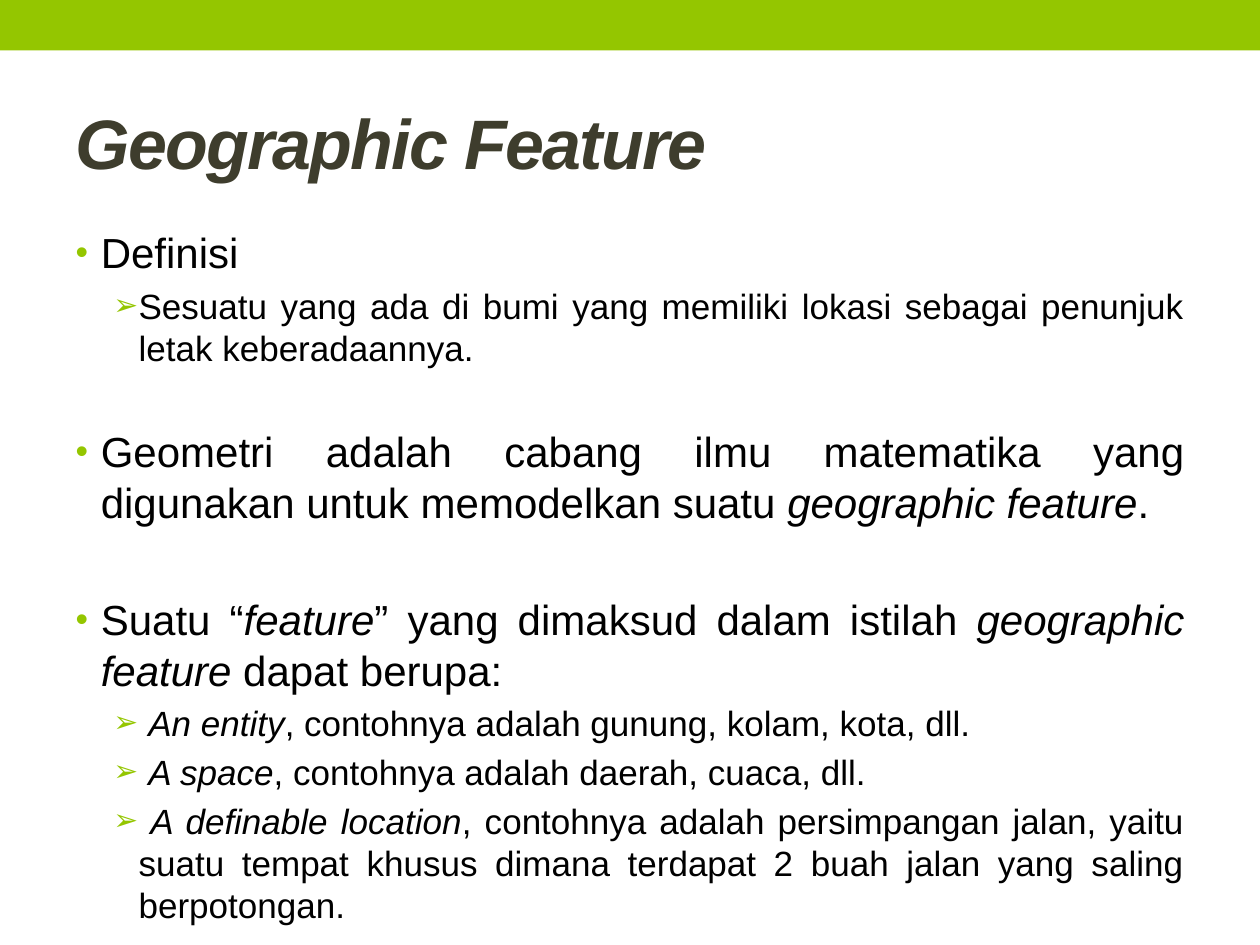
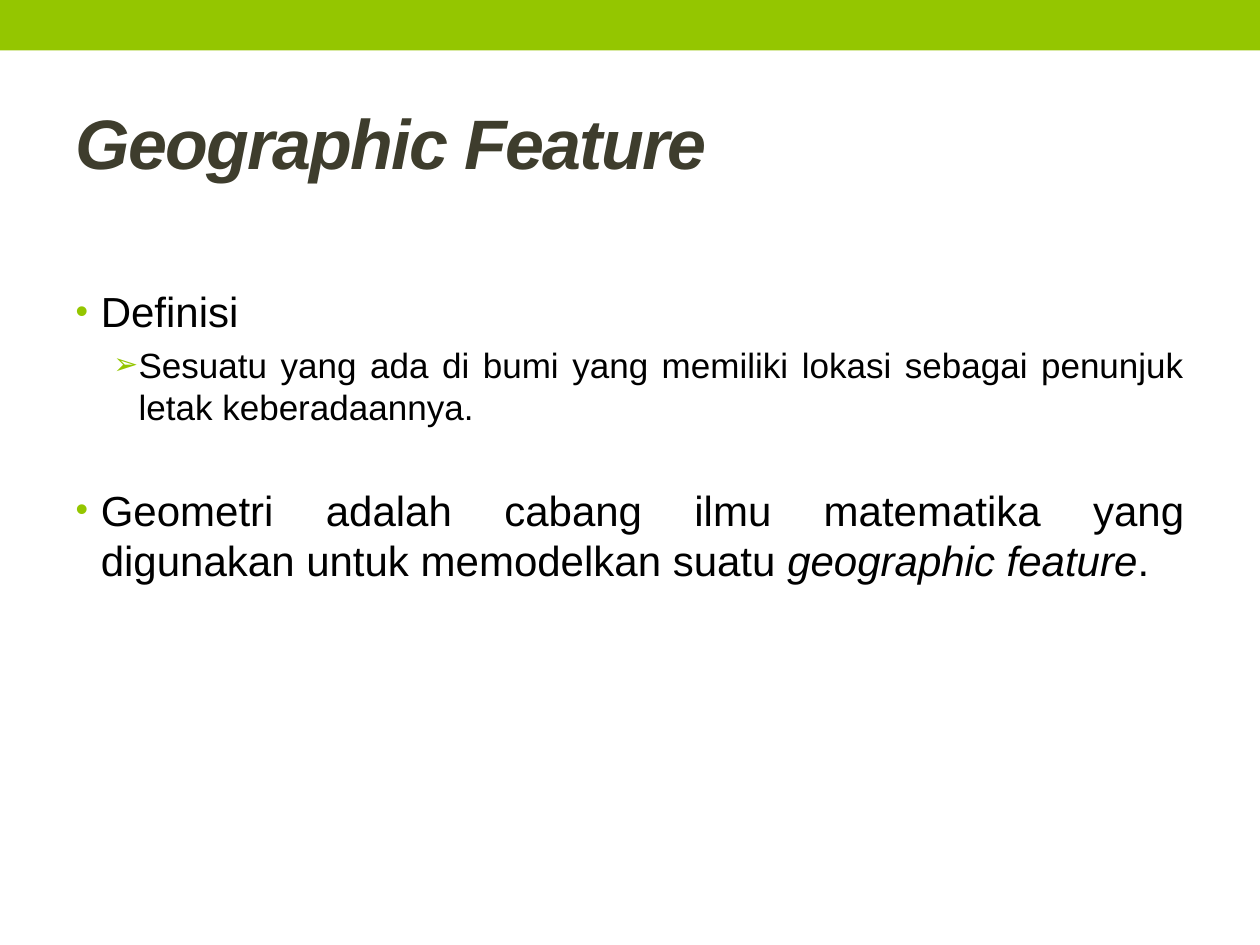
Before and after one commit to TommyAdhityaThe/Skripsi, a slide deck: slide 23 of doc/Presentasi/Review.pptx (slide 26 before the commit). Drawn at 1260x945 pixels with LibreOffice and Linux fonts; fonts in the diff are those of the drawing. Boxes give left, top, right and bottom in pixels: in the first picture for what was removed or moved away, otherwise in the second. Text is boxed around its words. In the diff, an @@ line names an element or a change of style, - is before the commit and + after.

```diff
--- a/doc/Presentasi/Review.pptx
+++ b/doc/Presentasi/Review.pptx
@@ text at bbox=[101, 604, 1185, 883]: paragraphs removed @@
-• Suatu “feature” yang dimaksud dalam istilah geographic feature dapat berupa:
-  ➢ An entity, contohnya adalah gunung, kolam, kota, dll.
-  ➢ A space, contohnya adalah daerah, cuaca, dll.
-  ➢ A definable location, contohnya adalah persimpangan jalan, yaitu suatu tempat khusus dimana terdapat 2 buah jalan yang saling berpotongan.
```
Also in this commit, not shown: 24 other slides changed, 22 slides added, 11 slides removed, 18 other files.
